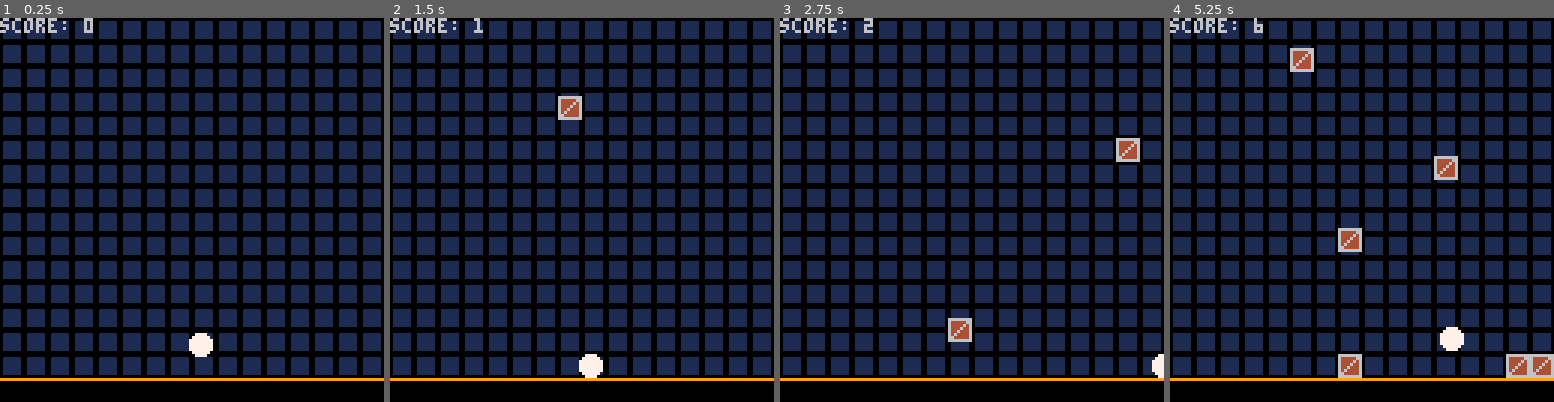
Above: before the commit, frames 1-4 (left to right).
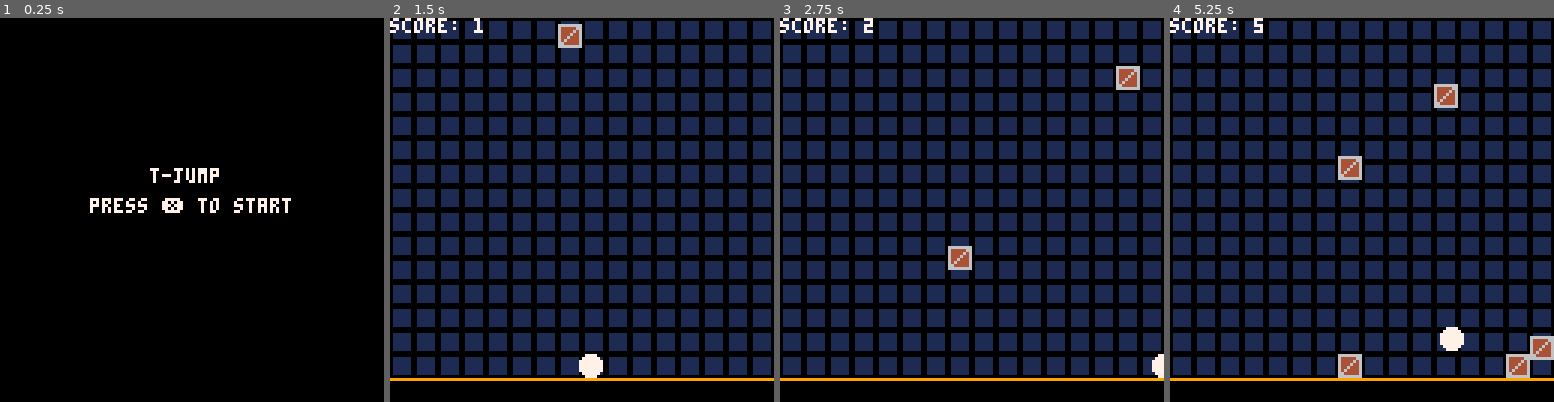
Above: after the commit, the same moments.

Repository: alstonStone/pico8_T-Jump
Game: PICO-8 cartridge t-jump.p8
Two runs of this game, one before a commit and one after it. Both use one fixed random seed, a clock stepped at 60 frames per second and the inputs below.
Inputs:
- Up to frame 1 (0.25 s): no input
- Up to frame 2 (1.5 s): tap X (X key) at 0.33, 1.07 s
- Up to frame 3 (2.75 s): hold Right 1.6-2.1 s; tap X (X key) at 1.85 s; hold Right from 2.47 s (still down)
- Up to frame 4 (5.25 s): tap X (X key) at 2.97, 4.08, 5.2 s; release Right at 3.03 s; hold Left 3.08-3.58 s; hold Right 4.02-4.68 s; hold Left from 5.08 s (still down)

The runs differ from the first frame. In frame 1, 54% of the frame differs, in the area x 0-100%, y 0-95%; in frame 2, 1.1%; in frame 3, 1.9%; in frame 4, 3.0%.

Commit message:
Working title and game over screen
Game is in a complete and playable state. Id consider this project "done". Done as in a first pass, could use some more touch ups, but its a playable prototype to share with friends.

Diff:
--- a/t-jump.p8
+++ b/t-jump.p8
@@ -4,9 +4,7 @@
 --main--------------------------------------------------------------------------
 
 function _init()
-	debug=false
-	gravity=2
-	gravity_max=15
+	state="title"
 	gm_init()
 	kl_init(0,0)
 	plr_init()
@@ -15,20 +13,24 @@
 
 
 function _update()
-	gm_update()
-	kl_update()
-	plr_update()
-	bm_update()
+	if state=="title" then
+		ts_update()
+	elseif state=="game" then
+		gm_update()
+	elseif state=="game over" then
+		go_update()
+	end
 end
 
 
 function _draw()
-	cls()
-	map()
-	kl_draw()
-	plr_draw()
-	bm_draw()
-
+		if state=="title" then
+		ts_draw()
+	elseif state=="game" then
+		gm_draw()
+	elseif state=="game over" then
+		go_draw()
+	end
 end
 -->8
 --block manager-----------------------------------------------------------------
@@ -48,8 +50,10 @@
 
 
 function bm_draw()
-	for b in all(blocks) do
-		b:draw()
+	if plr.is_alive==1 then
+		for b in all(blocks) do
+			b:draw()
+		end
 	end
 end
 
@@ -154,6 +158,7 @@
 		if plr.is_alive==0 then
 			explode(plr.x+4,plr.y+4,50)
 			sfx(4,1)
+			death_transition()
 		end
 	end
 	update_parts()
@@ -294,6 +299,15 @@
   end
 end
 
+function death_transition()
+	add(timers,call_function_after_x_seconds(1,switch_game_over))
+end
+
+function switch_game_over()
+	state="game over"
+	go_init()
+end
+
 -->8
 --physics-----------------------------------------------------------------------
 
@@ -349,6 +363,8 @@
 
 --gm is Game Manager--
 function gm_init()
+	gravity=2
+	gravity_max=15
 	score=0
 	difficulty=0
 	timers={}
@@ -362,7 +378,20 @@
 	for t in all (timers) do
 		t:update()
 	end
-end
+	kl_update()
+	plr_update()
+	bm_update()
+end
+
+function gm_draw()
+	cls()
+	map()
+	kl_draw()
+	plr_draw()
+	bm_draw()
+end
+
+
 function call_function_after_x_seconds(seconds,func_to_call)
 	return{
 	time_left=seconds*60,
@@ -473,9 +505,12 @@
 		if kl.display_count<0 then
 			remove_blocks_above_yvalue(kl.y)
 			if plr.y>=kl.y then
-				plr.is_alive=0
-				explode(plr.x+4,plr.y+4,50)
-				sfx(4,1)
+				if plr.is_alive==1 then
+					plr.is_alive=0
+					explode(plr.x+4,plr.y+4,50)
+					sfx(4,1)
+					death_transition()
+				end
 			end
 			sfx(2,2)
 			add(timers,call_function_every_x_seconds(rnd(2)+.5,spawn_block_random_X))
@@ -509,17 +544,47 @@
 -->8
 --game over--
 
-function go_inti()
+function go_init()
 
 end
 
 
 function go_update()
+	if btn(❎) then
+		run()
+	end
 
 end
 
 
 function go_draw()
+	cls()
+	print("score: "..score,50,50,7)
+	print("press ❎ to play again",30,100,7)
+
+end
+
+
+-->8
+--title screen--
+
+function ts_init()
+
+end
+
+
+function ts_update()
+	if btn(❎) then
+		state="game"
+		gm_init()
+	end
+end
+
+
+function ts_draw()
+	cls()
+	print("t-jump",50,50,7)
+	print("press ❎ to start",30,60,7)
 
 end
 
